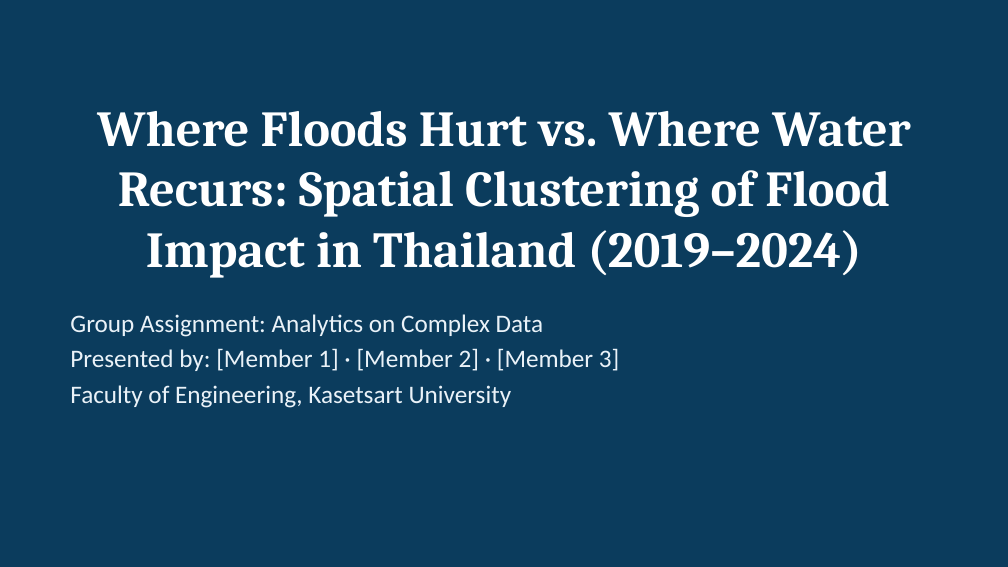
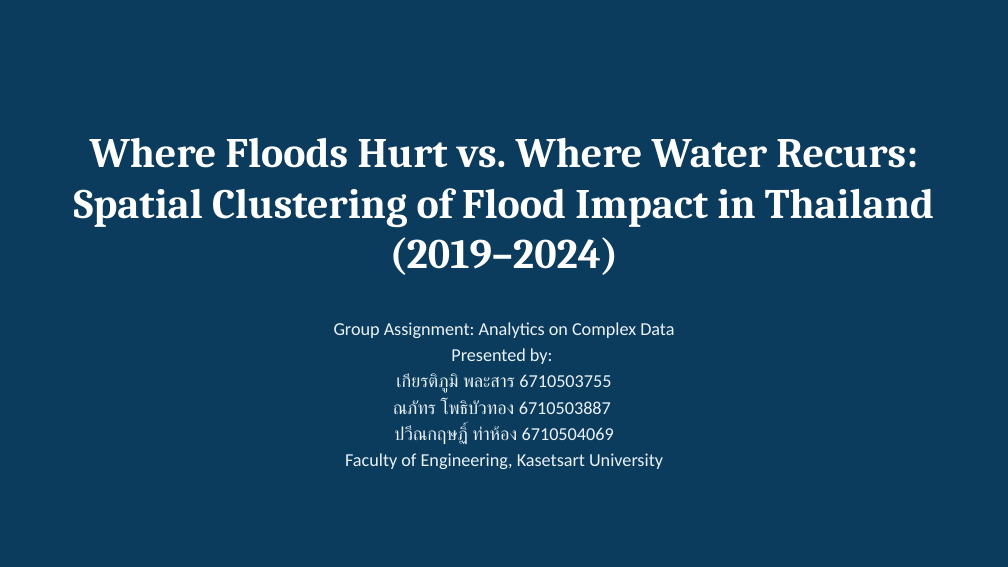
Before and after one commit to stampnapat/flood_analysis, a slide deck: slide 1 of slides/Flood_Clustering_Thailand.pptx. Drawn at 1008x567 pixels with LibreOffice and Linux fonts; fonts in the diff are those of the drawing. Boxes give left, top, right and bottom in pixels: in the first picture for what was removed or moved away, otherwise in the second. Text is boxed around its words. In the diff, an @@ line names an element or a change of style, - is before the commit and + after.

Commit message:
Add group member names to title slide

```diff
--- a/slides/Flood_Clustering_Thailand.pptx
+++ b/slides/Flood_Clustering_Thailand.pptx
@@ title "Where Floods Hurt vs. Where ..." at bbox=[74, 137, 934, 275]: size 36 to 30 pt @@
@@ text "Group Assignment: Analytics on Complex ...": place and size @@
-text "Group Assignment: Analytics on Complex ..." at bbox=[70, 314, 619, 408]
+text "Group Assignment: Analytics on Complex ..." at bbox=[334, 322, 674, 469]
@@ text at bbox=[334, 322, 674, 469]: size 18 to 13 pt in "Group Assignment: Analytics on Complex Data", "Faculty of Engineering, Kasetsart University"; alignment left to centre @@
@@ text at bbox=[393, 348, 614, 444]: text changed; size 18 to 13 pt @@
-Presented by: [Member 1] · [Member 2] · [Member 3]
+Presented by:
+เกียรติภูมิ พละสาร 6710503755
+ณภัทร โพธิบัวทอง 6710503887
+ปวีณกฤษฏิ์ ท่าห้อง 6710504069
```
Also in this commit, not shown: 17 other slides changed.
